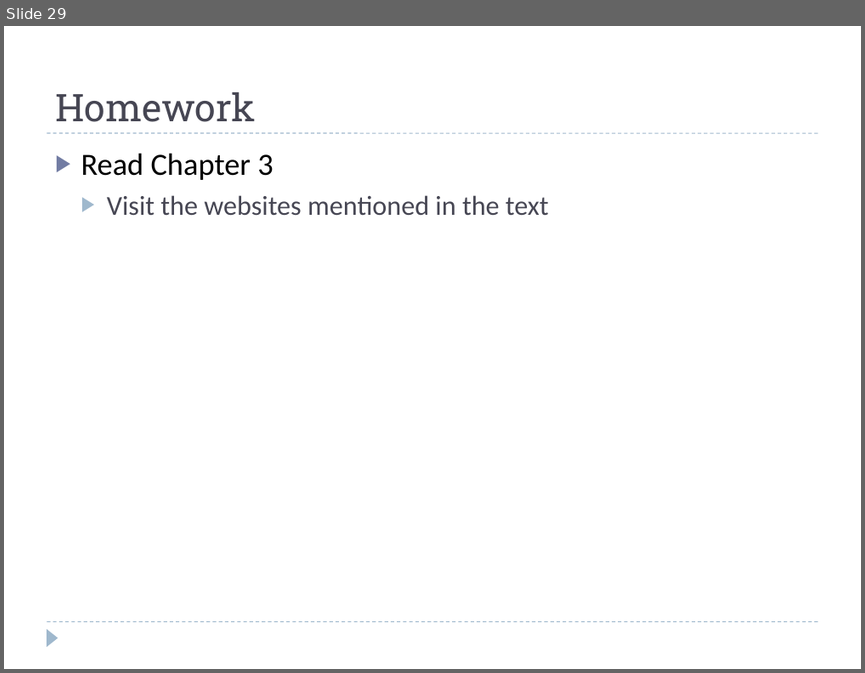
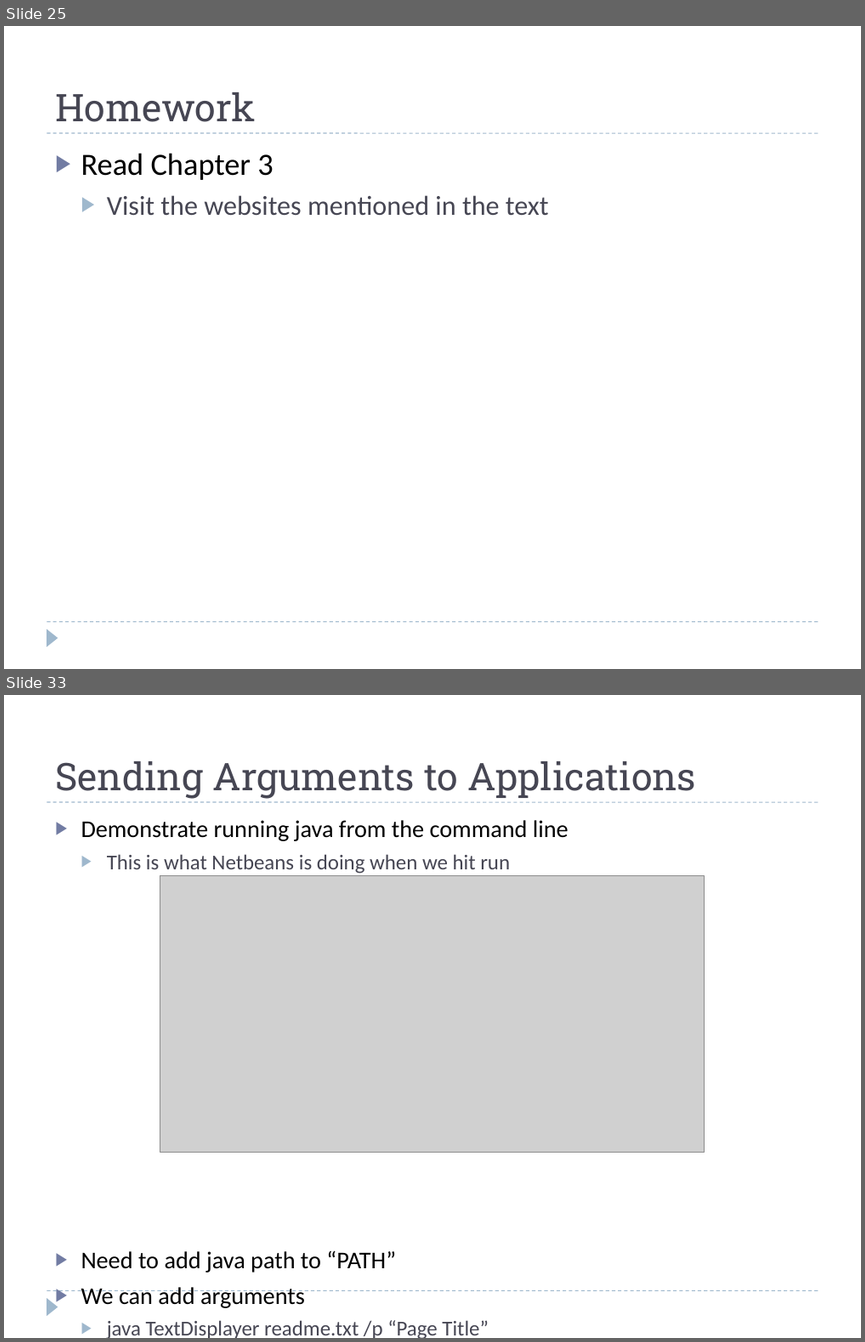
Before and after one commit to fujiboy/JavaClass_2013_Summer, a slide deck: Introduction to Java Programming.pptx. Shown one above the other, each under a label of ours: slide 29 before the commit, slides 25 and 33 after it; the slides between them are not shown. The pictures are 865x673 and 865x1342 pixels, drawn with LibreOffice and Linux fonts; fonts in the diff are those of the drawing; grey boxes stand for pictures; background and template pictures are left out. Boxes give left, top, right and bottom in pixels: in the first picture for what was removed or moved away, otherwise in the second. Text is boxed around its words. In the diff, an @@ line names an element or a change of style, - is before the commit and + after.

```diff
--- a/Introduction to Java Programming.pptx
+++ b/Introduction to Java Programming.pptx
@@ slide 33 added at [4, 695, 861, 1338], background #FFFFFF; not listed: 3 template elements that a slide beside it also shows @@
@@ title added at [55, 761, 696, 799], 32 pt, text #464653 @@
+Sending Arguments to Applications
@@ text added at [81, 820, 568, 1338], 20.1 pt, text #000000 @@
+▶ Demonstrate running java from the command line
+  ▶ This is what Netbeans is doing when we hit run
+▶ Need to add java path to “PATH”
+▶ We can add arguments
+  ▶ java TextDisplayer readme.txt /p “Page Title”
@@ picture added at [160, 876, 705, 1151] @@
@@ what was slide 29 is now slide 25 @@
```
Also in this commit, not shown: 1 slide changed, 14 other slides added, 3 slides removed, 3 other files.
